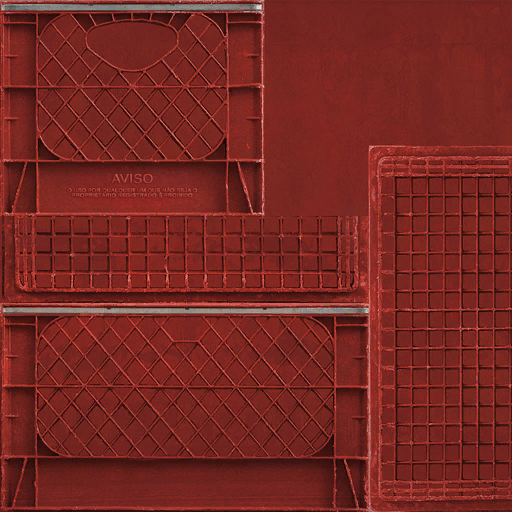
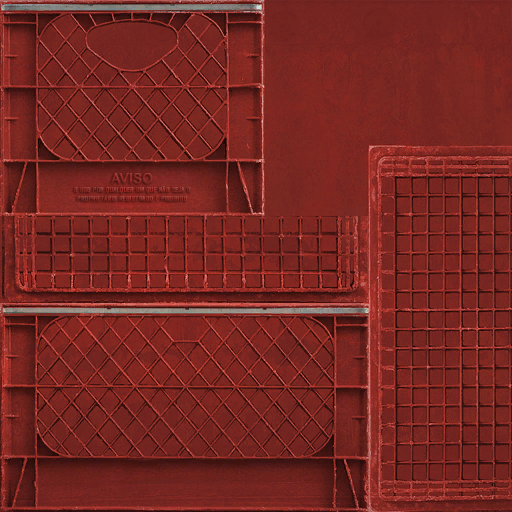
Comparing the layer stacks of the two 512px x 512px images. Changes:
added group "caixa" with 8 layers above "Camada 0" over [66, 172, 198, 204]
added group "texto" with 6 layers in group "caixa" over [67, 173, 198, 203]
showed "Camada 1", moved it into group "texto", painted on it over [66, 172, 198, 204]
moved "AVISO" into group "texto", painted on it over [111, 173, 153, 184]
added layer "Camada 1 cópia" in group "texto" over [67, 185, 198, 196]
moved "O USO POR QUALQUER UM QUE NÃO SEJA O" into group "texto", painted on it over [67, 186, 197, 195]
added layer "Camada 1 cópia 2" in group "texto" over [67, 192, 198, 203]
moved "PROPRIETÁRIO REGISTRADO É PROIBIDO" into group "texto", painted on it over [71, 192, 193, 202]
moved "plasticcrate01e_sem_texto" into group "caixa" over [66, 172, 198, 204]
